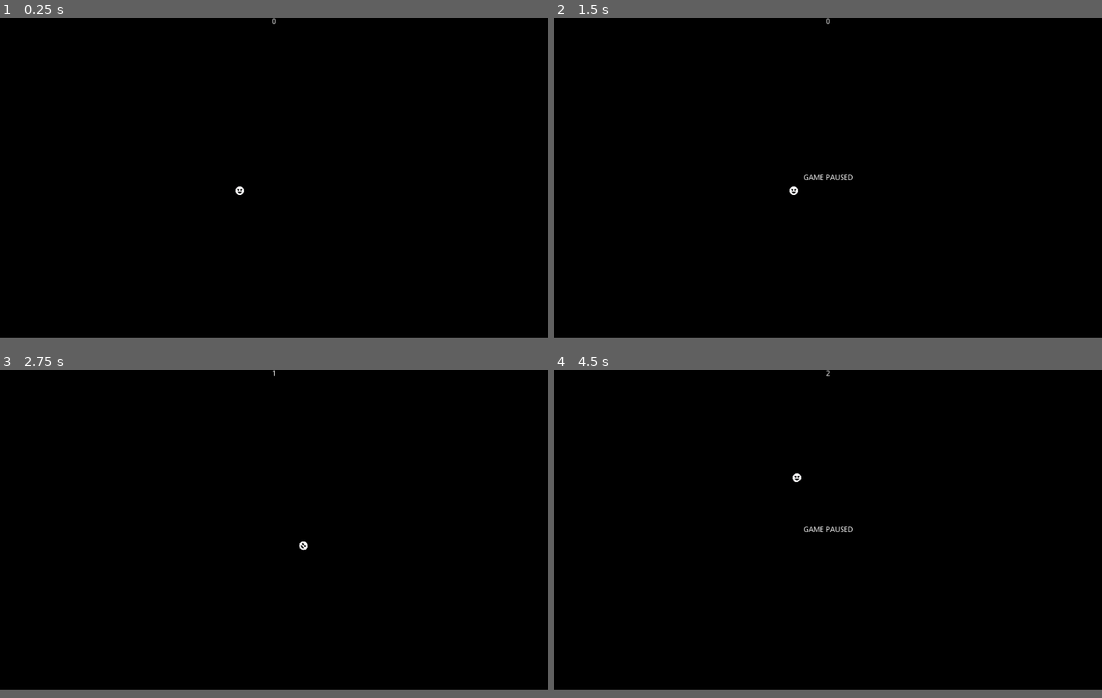
Above: before the commit, frames 1-4 (two rows, left to right).
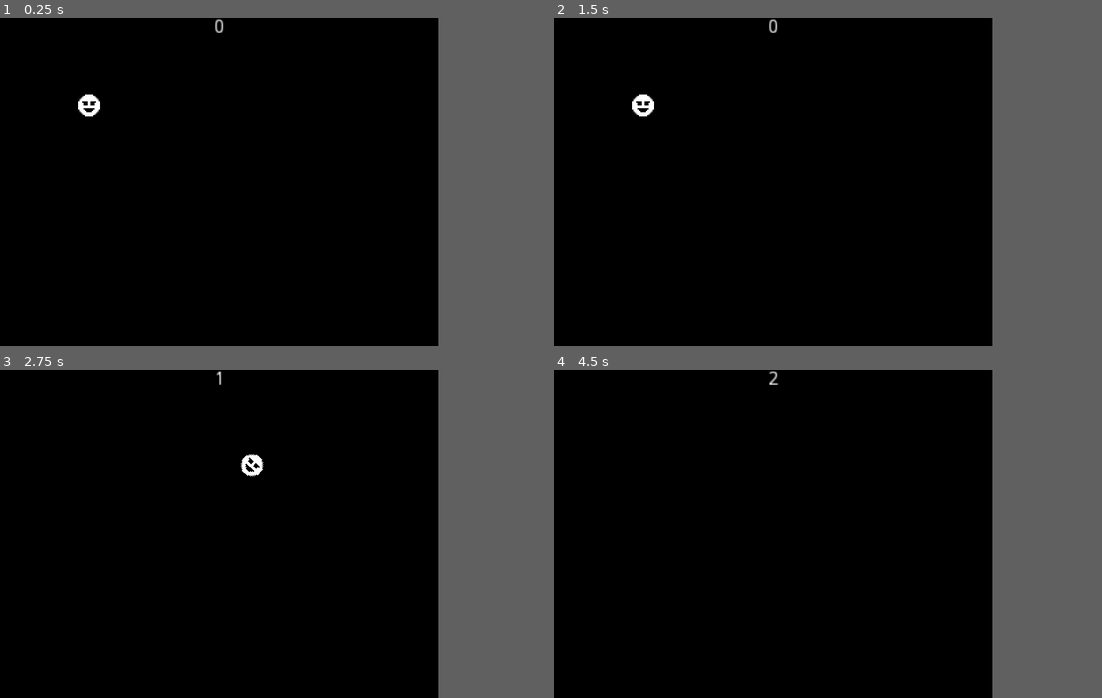
Above: after the commit, the same moments.

Repository: EquipeENGD/Ball
Game: Godot game, scene res://World.tscn
Same seed, same stepped clock (60 frames per second), same inputs: the game is played once before the commit and once after it.
Inputs:
- Up to frame 1 (0.25 s): no input
- Up to frame 2 (1.5 s): tap Enter at 0.5 s; hold Right (ui_right) 0.53-1.28 s; tap Space at 1.25 s; hold Down (ui_down) from 1.28 s (still down)
- Up to frame 3 (2.75 s): tap Enter at 2 s; release Down (ui_down) at 2.03 s; hold Right (ui_right) from 2.03 s (still down)
- Up to frame 4 (4.5 s): release Right (ui_right) at 2.78 s; hold Up (ui_up) 2.78-3.53 s; tap Space at 3.5 s; hold Left (ui_left) from 3.53 s (still down); tap Enter at 4.25 s
In our replay, the window is 800x468 before the commit and 640x480 after it. These sizes can differ from the game's own. Grey fills any space a smaller window leaves; there, only what the larger window draws over its background counts as a difference.

The runs differ from the first frame. In frame 1, 0.3% of the frame differs, in the area x 14-51%, y 0-54%; in frame 2, 0.4%, in the area x 14-55%, y 0-54%; in frame 3, 0.2%; in frame 4, 0.2%.

Commit message:
Atualizado tamanho da tela

Diff:
--- a/World.tscn
+++ b/World.tscn
@@ -55,5 +55,5 @@
 }
 
 [node name="Player" parent="." instance=ExtResource( 3 )]
-position = Vector2( 448, 324 )
+position = Vector2( 65, 64 )
 [connection signal="timeout" from="Timer" to="." method="_on_Timer_timeout"]
--- a/project.godot
+++ b/project.godot
@@ -19,6 +19,14 @@
 run/main_scene="res://World.tscn"
 config/icon="res://icon.png"
 
+[display]
+
+window/size/width=320
+window/size/height=240
+window/size/test_width=640
+window/size/test_height=480
+window/stretch/mode="2d"
+
 [input]
 
 paused={
